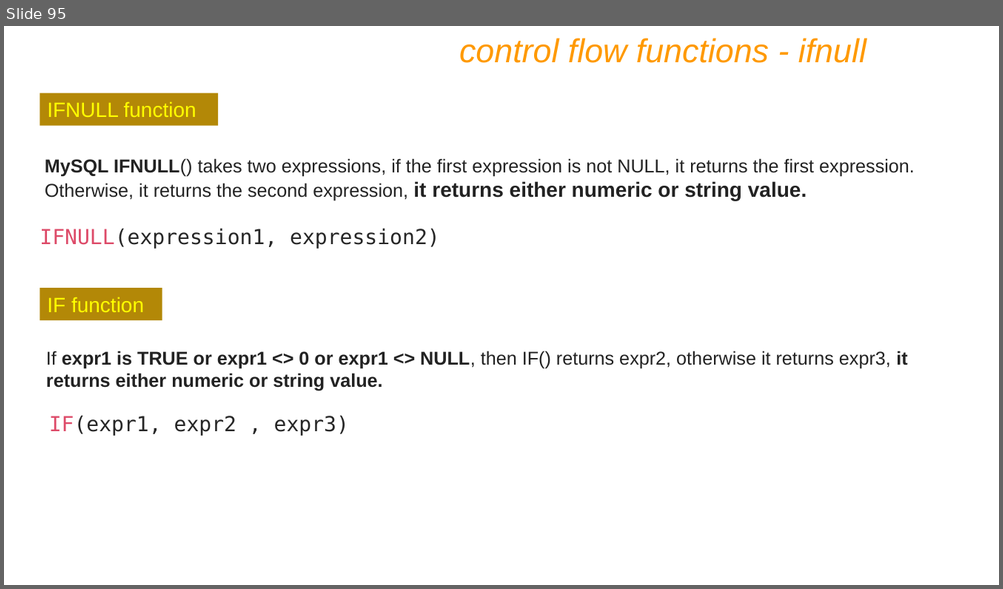
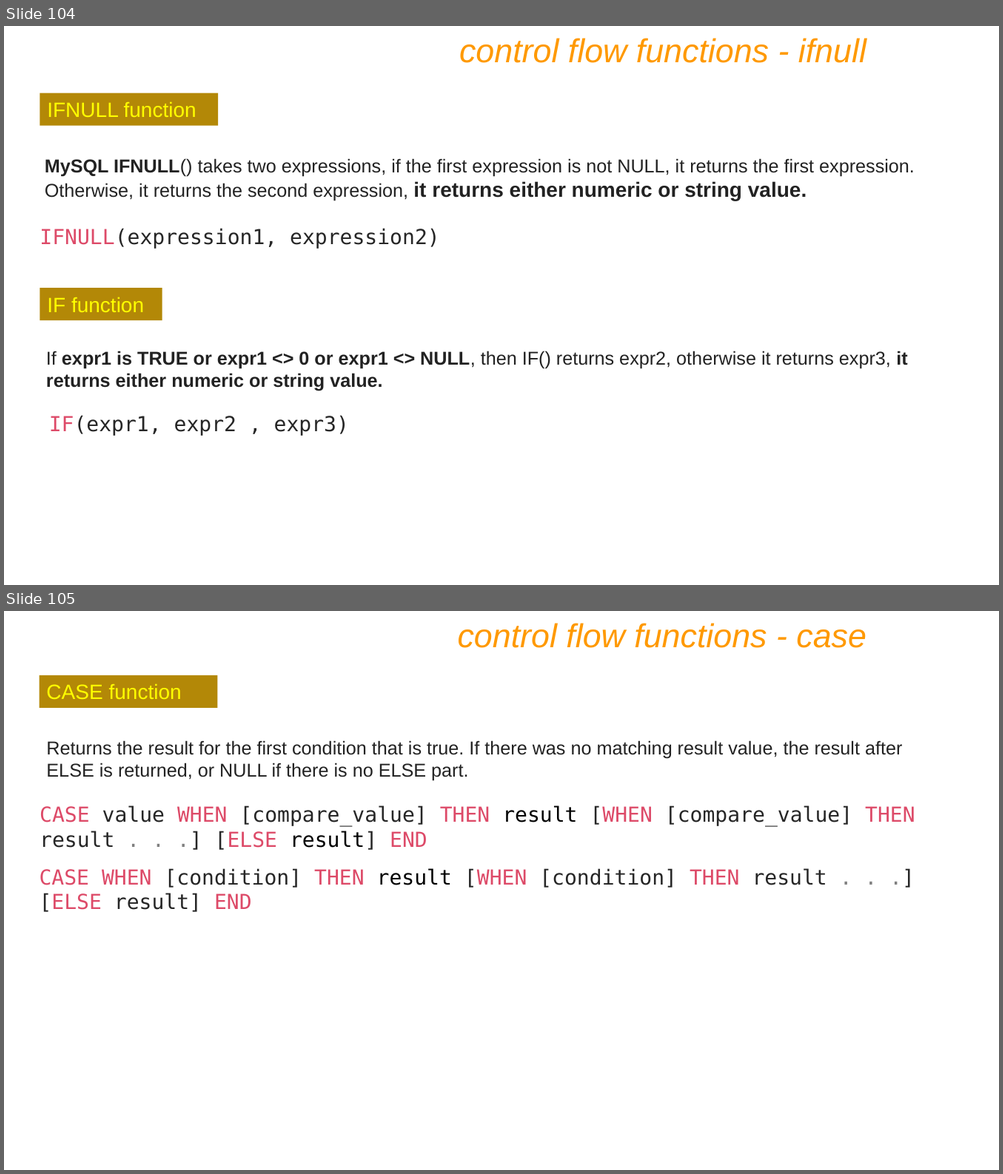
Before and after one commit to RajnishJadhav/DBT, a slide deck: IET MySQL PPT Ver9.pptx. Shown one above the other, each under a label of ours: slide 95 before the commit, slides 104 and 105 after it. The pictures are 1003x589 and 1003x1174 pixels, drawn with LibreOffice and Linux fonts; fonts in the diff are those of the drawing. Boxes give left, top, right and bottom in pixels: in the first picture for what was removed or moved away, otherwise in the second. Text is boxed around its words. In the diff, an @@ line names an element or a change of style, - is before the commit and + after.

```diff
--- a/IET MySQL PPT Ver9.pptx
+++ b/IET MySQL PPT Ver9.pptx
@@ slide 105 added at box(4, 611, 999, 1170), background #FFFFFF @@
@@ text added at box(458, 623, 866, 648), 32 pt, text #FF9900, italic @@
+control flow functions - case
@@ rectangle added at box(39, 675, 217, 708), fill #B38807, 20 pt, text #FFFF00 @@
+CASE function
@@ text added at box(46, 741, 902, 780), 18 pt, text #222222 @@
+Returns the result for the first condition that is true. If there was no matching result value, the result after ELSE is returned, or NULL if there is no ELSE part.
@@ text added at box(40, 806, 914, 850), 20 pt, text #262626 @@
+CASE value WHEN [compare_value] THEN result [WHEN [compare_value] THEN result . . .] [ELSE result] END
@@ text added at box(40, 869, 827, 912), 20 pt, text #262626 @@
+CASE WHEN [condition] THEN result [WHEN [condition] THEN result . . .] [ELSE result] END
@@ what was slide 95 is now slide 104 @@
```
Also in this commit, not shown: 4 slides changed, 27 other slides added, 2 other files.
